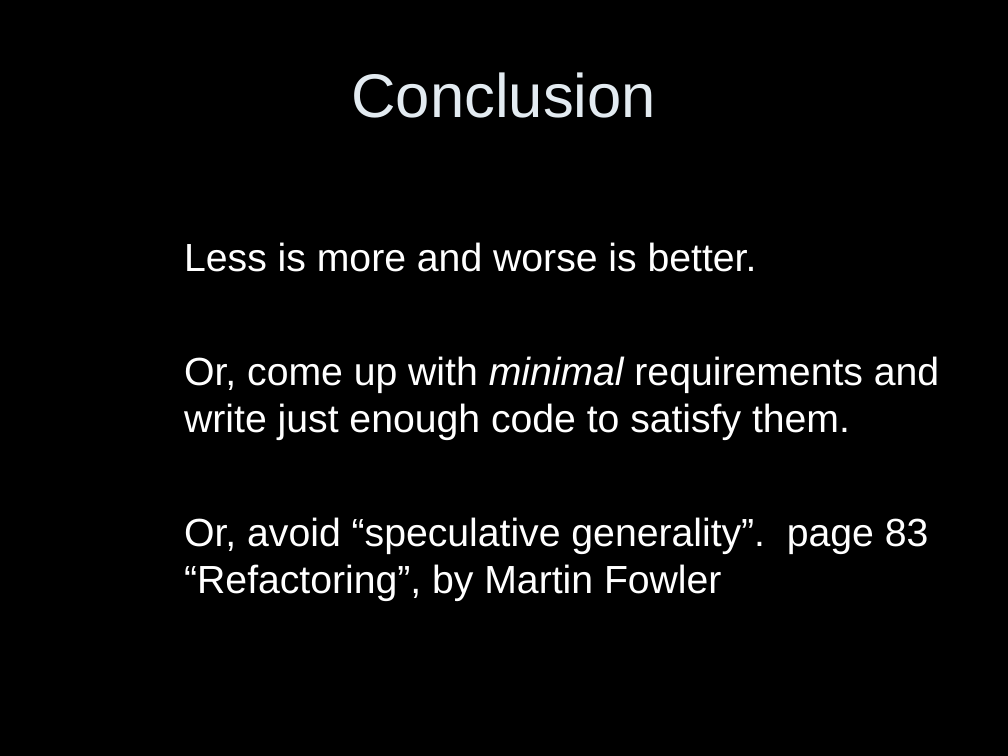
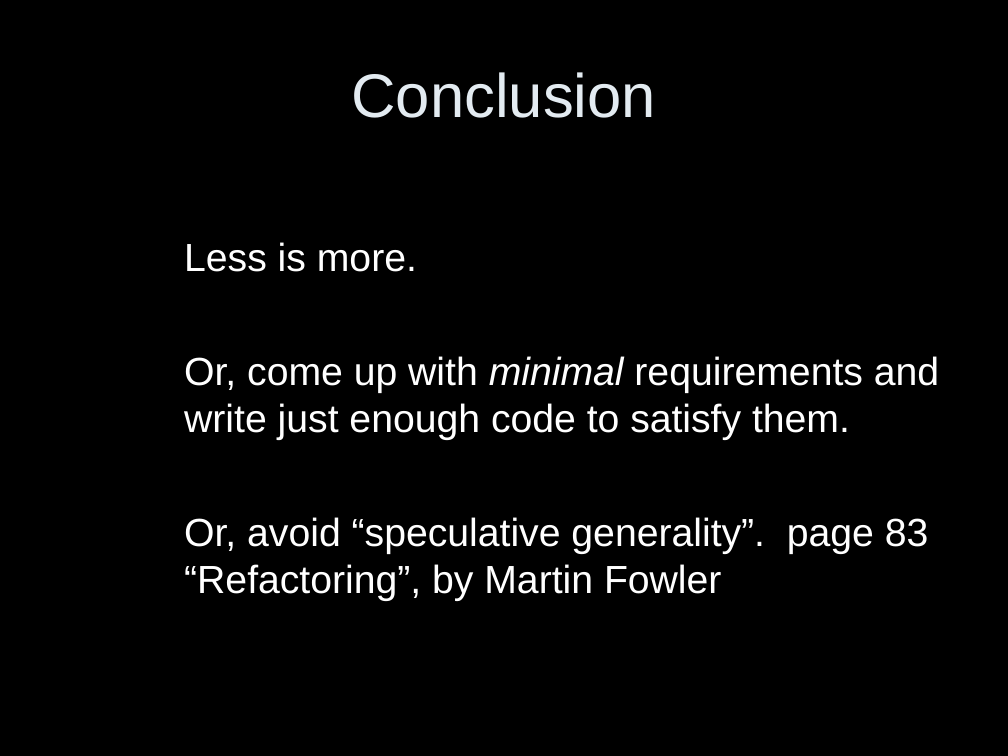
Before and after one commit to qos-ch/slf4j, a slide deck: slide 11 of slf4j-site/src/site/resources/slf4j-in-10-slides.ppt. Drawn at 1008x756 pixels with LibreOffice and Linux fonts; fonts in the diff are those of the drawing. Boxes give left, top, right and bottom in pixels: in the first picture for what was removed or moved away, otherwise in the second. Text is boxed around its words. In the diff, an @@ line names an element or a change of style, - is before the commit and + after.

Commit message:
minor improvements to the slides

```diff
--- a/slf4j-site/src/site/resources/slf4j-in-10-slides.ppt
+++ b/slf4j-site/src/site/resources/slf4j-in-10-slides.ppt
@@ text at box(184, 242, 417, 272): text changed @@
-Less is more and worse is better.
+Less is more.
```
